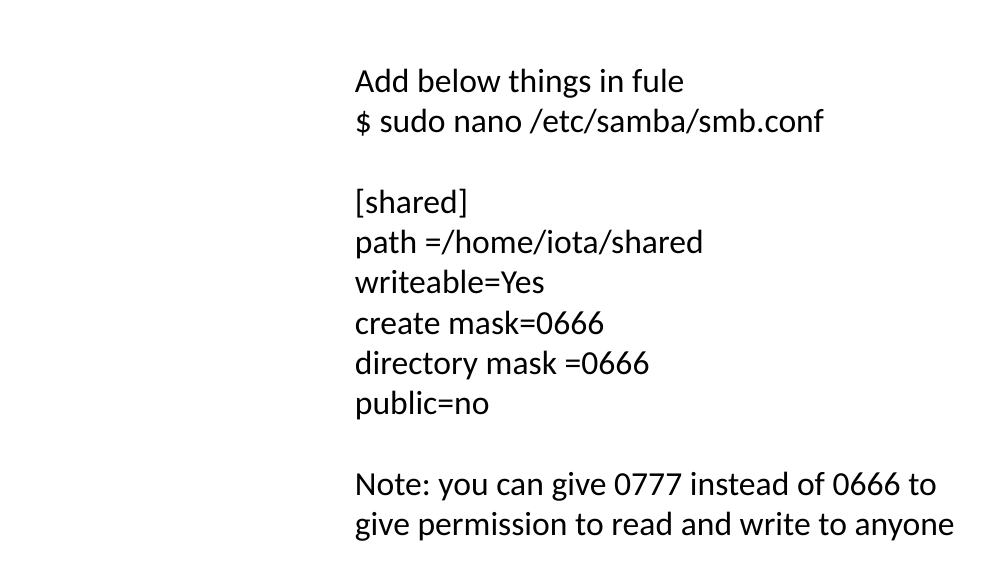
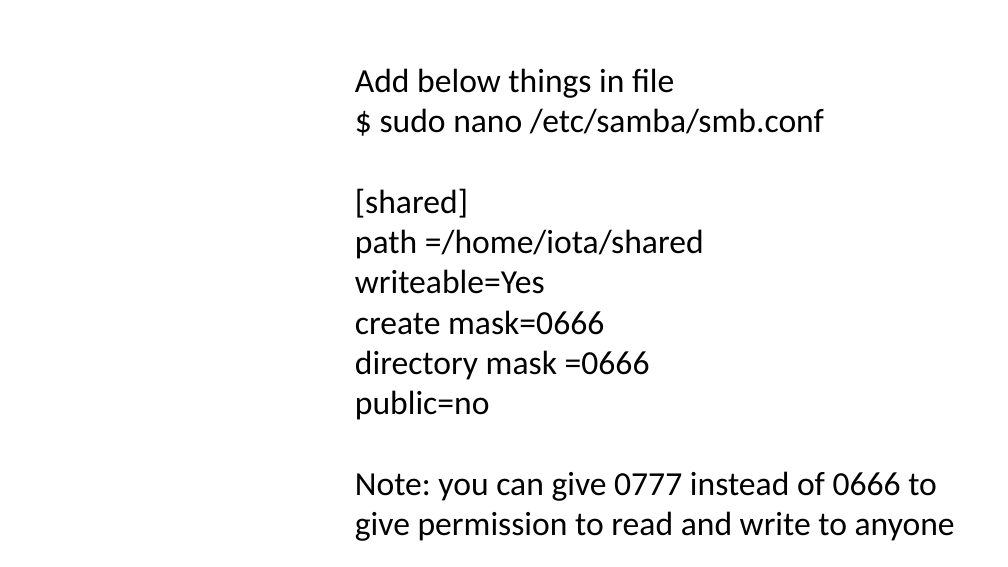
Before and after one commit to hbadshahp/iotlearning, a slide deck: slide 3 of File storage.pptx. Drawn at 1008x567 pixels with LibreOffice and Linux fonts; fonts in the diff are those of the drawing. Boxes give left, top, right and bottom in pixels: in the first picture for what was removed or moved away, otherwise in the second. Text is boxed around its words. In the diff, an @@ line names an element or a change of style, - is before the commit and + after.

```diff
--- a/File storage.pptx
+++ b/File storage.pptx
@@ text at <box>355,68,674,98</box>: text changed @@
-Add below things in fule
+Add below things in file
```
Also in this commit, not shown: 1 other file.
